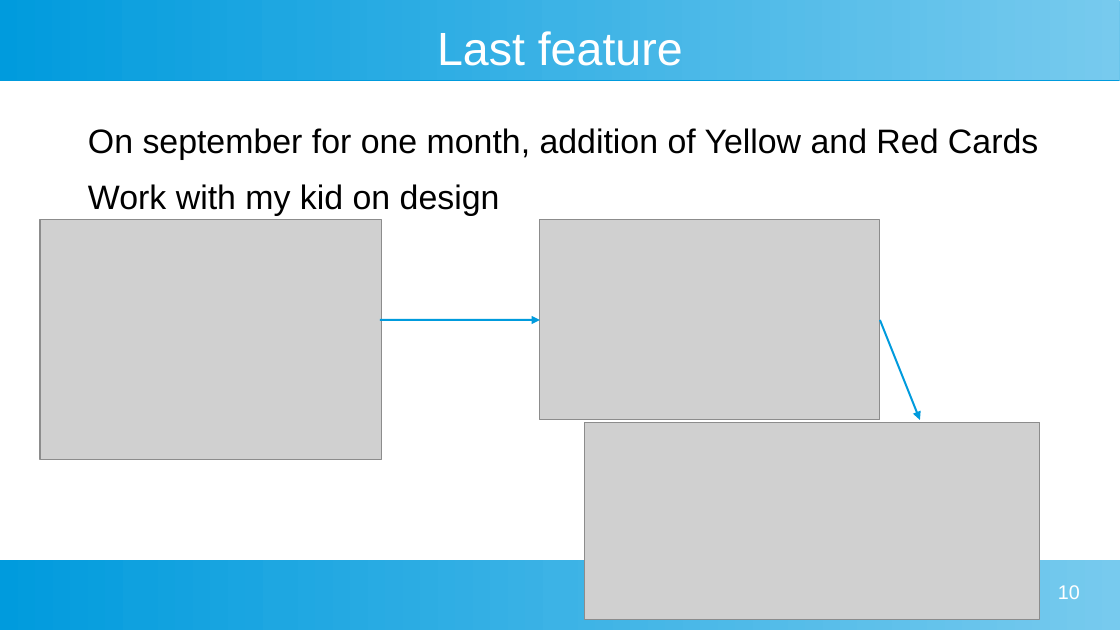
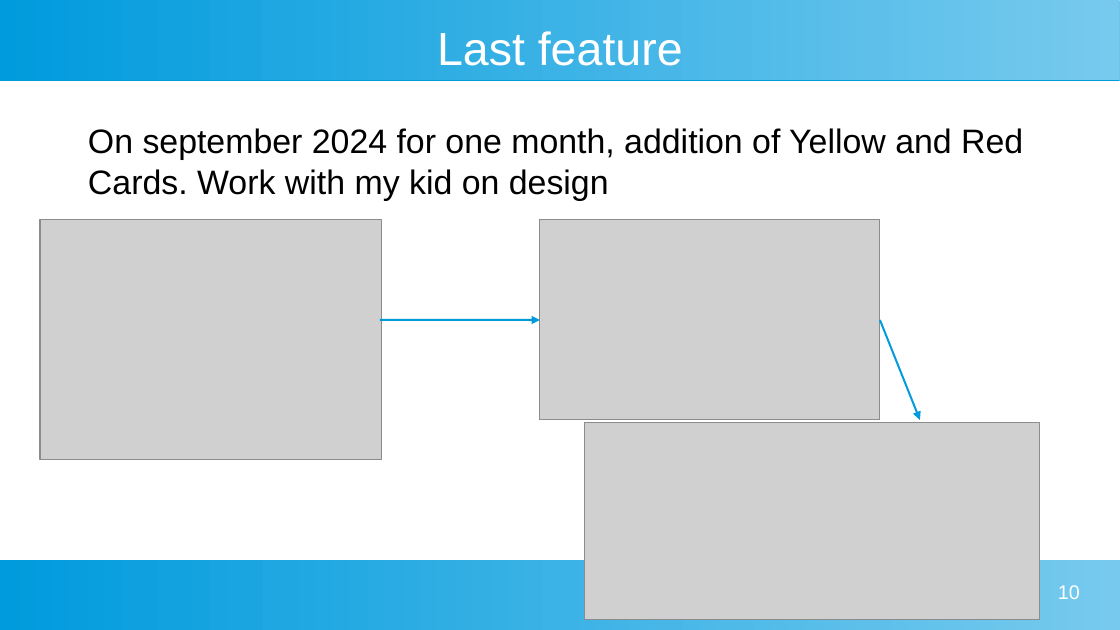
Before and after one commit to jingl3s/nsec-badge-display-other, a slide deck: slide 10 of medias/presentation.odp. Drawn at 1120x630 pixels with LibreOffice and Linux fonts; fonts in the diff are those of the drawing; grey boxes stand for pictures. Boxes give left, top, right and bottom in pixels: in the first picture for what was removed or moved away, otherwise in the second. Text is boxed around its words. In the diff, an @@ line names an element or a change of style, - is before the commit and + after.

```diff
--- a/medias/presentation.odp
+++ b/medias/presentation.odp
@@ text at (88, 128, 1023, 201): text changed @@
-On september for one month, addition of Yellow and Red Cards
-Work with my kid on design
+On september 2024 for one month, addition of Yellow and Red Cards. Work with my kid on design
```
Also in this commit, not shown: 1 other slide changed, 1 other file.
